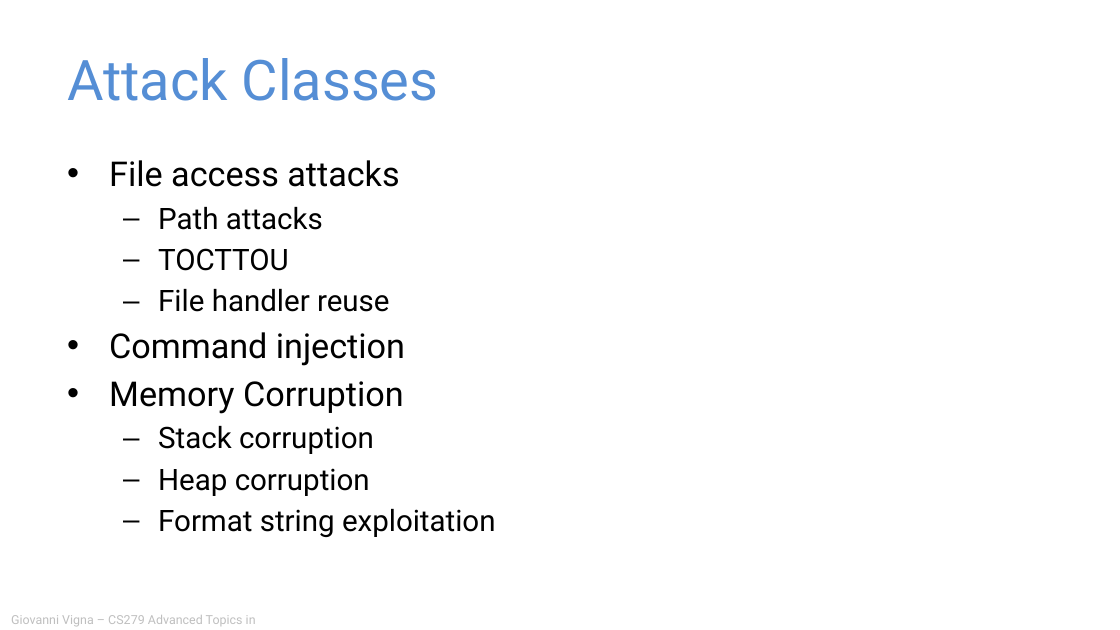
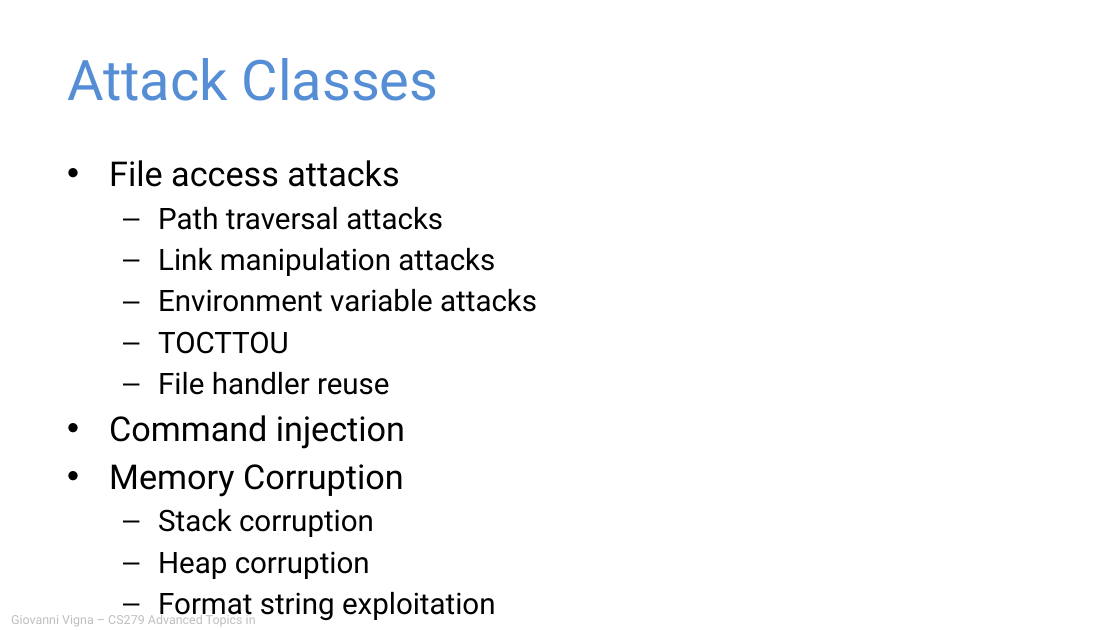
Before and after one commit to giovannivigna/CS279-Fall2024, a slide deck: slide 28 of materials/05_Vulnerability_Patterns/Application Security.pptx (slide 27 before the commit). Drawn at 1120x630 pixels with LibreOffice and Linux fonts; fonts in the diff are those of the drawing. Boxes give left, top, right and bottom in pixels: in the first picture for what was removed or moved away, otherwise in the second. Text is boxed around its words. In the diff, an @@ line names an element or a change of style, - is before the commit and + after.

```diff
--- a/materials/05_Vulnerability_Patterns/Application Security.pptx
+++ b/materials/05_Vulnerability_Patterns/Application Security.pptx
@@ text at (158,207,537,312): text changed @@
-  – Path attacks
+  – Path traversal attacks
+  – Link manipulation attacks
+  – Environment variable attacks
```
Also in this commit, not shown: 21 other slides changed, 8 slides added, 7 slides removed, 1 other file.
